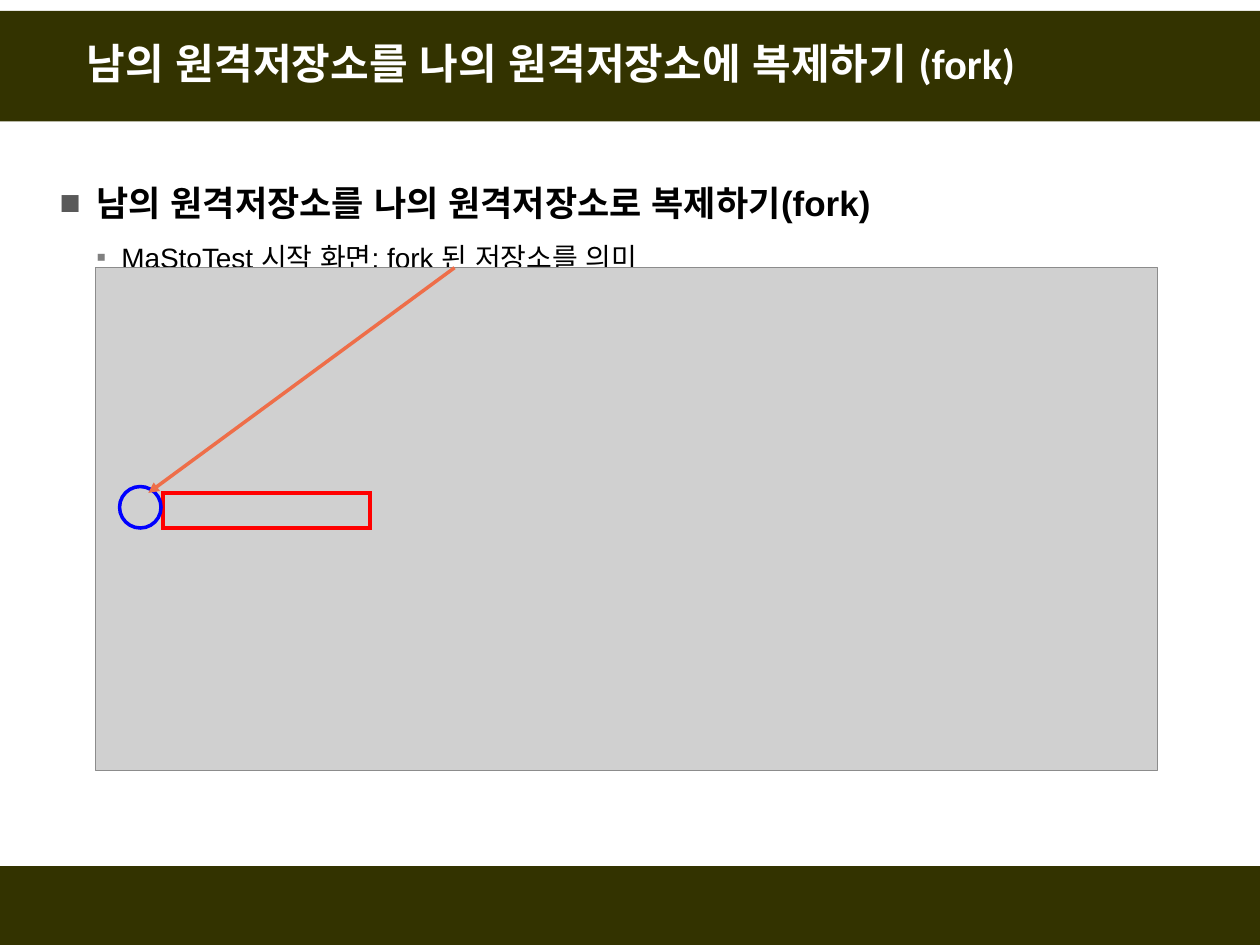
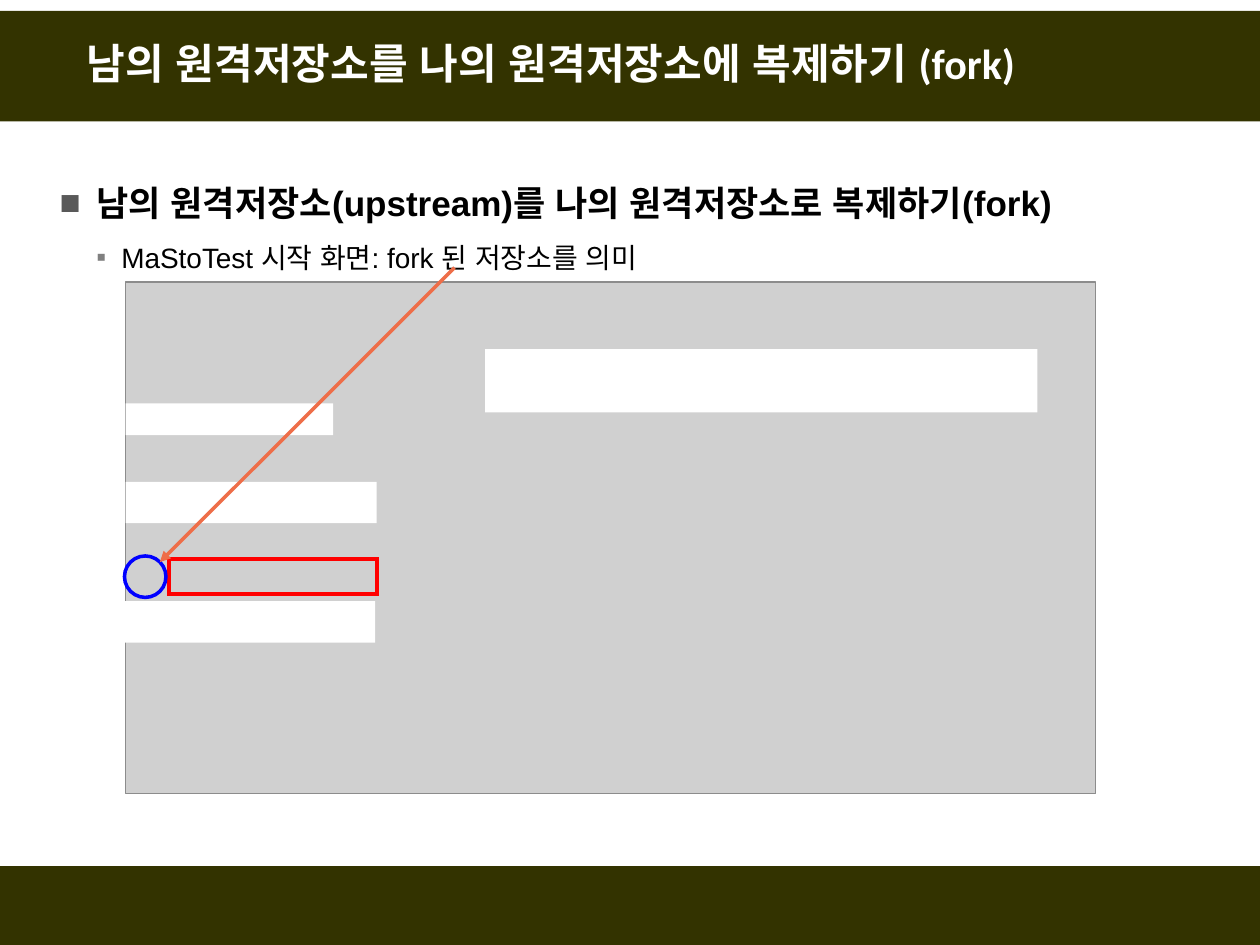
Before and after one commit to fasthill/github-lecture, a slide deck: slide 7 of git및github첫걸음3-forkclonePR.pptx. Drawn at 1260x945 pixels with LibreOffice and Linux fonts; fonts in the diff are those of the drawing; grey boxes stand for pictures. Boxes give left, top, right and bottom in pixels: in the first picture for what was removed or moved away, otherwise in the second. Text is boxed around its words. In the diff, an @@ line names an element or a change of style, - is before the commit and + after.

```diff
--- a/git및github첫걸음3-forkclonePR.pptx
+++ b/git및github첫걸음3-forkclonePR.pptx
@@ text at box(96, 186, 1052, 224): text changed @@
-■ 남의 원격저장소를 나의 원격저장소로 복제하기(fork)
+■ 남의 원격저장소(upstream)를 나의 원격저장소로 복제하기(fork)
@@ arrow moved from (455, 267) - (149, 493) to (455, 267) - (160, 562) @@
@@ picture: place and size @@
-picture at box(96, 267, 1157, 770)
+picture at box(126, 282, 1096, 794)
@@ rectangle added at box(485, 349, 1037, 412), fill #FFFFFF @@
@@ rectangle added at box(126, 403, 334, 435), fill #FFFFFF @@
@@ rectangle added at box(126, 481, 377, 523), fill #FFFFFF @@
@@ ellipse: place and size @@
-ellipse at box(120, 486, 161, 528)
+ellipse at box(125, 556, 166, 597)
@@ rectangle: place and size @@
-rectangle at box(163, 493, 370, 528)
+rectangle at box(169, 559, 377, 595)
@@ rectangle added at box(123, 601, 374, 643), fill #FFFFFF @@
```
Also in this commit, not shown: 31 other slides changed, 2 slides added.
